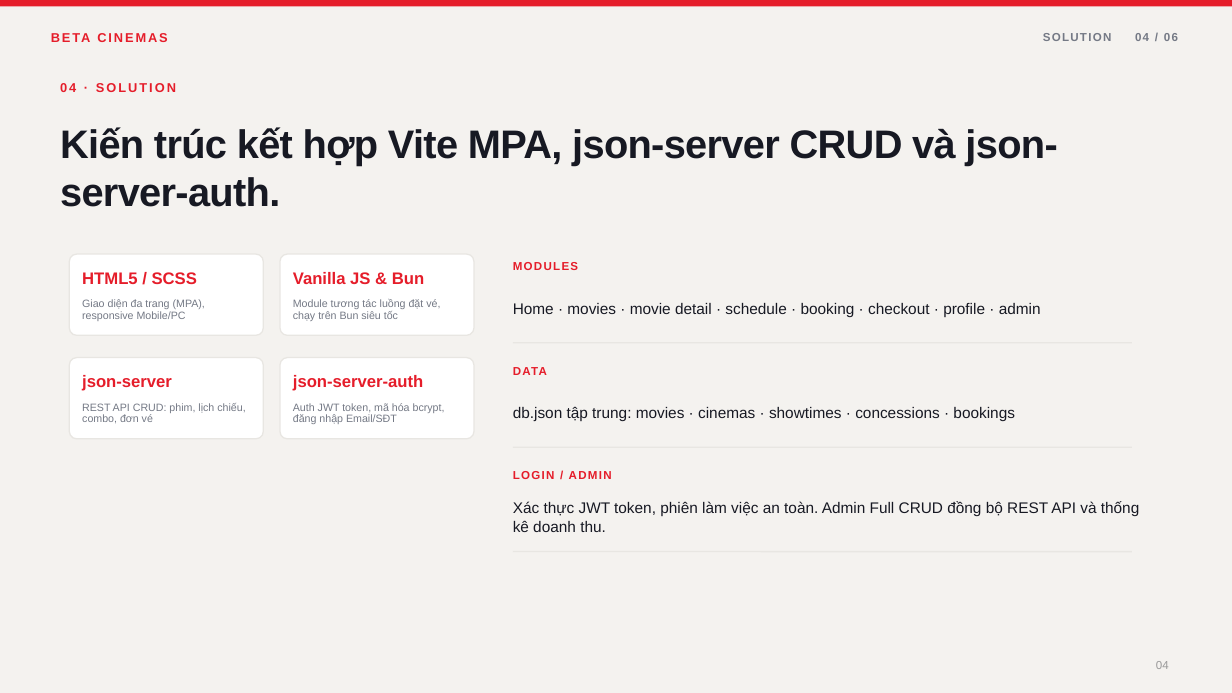
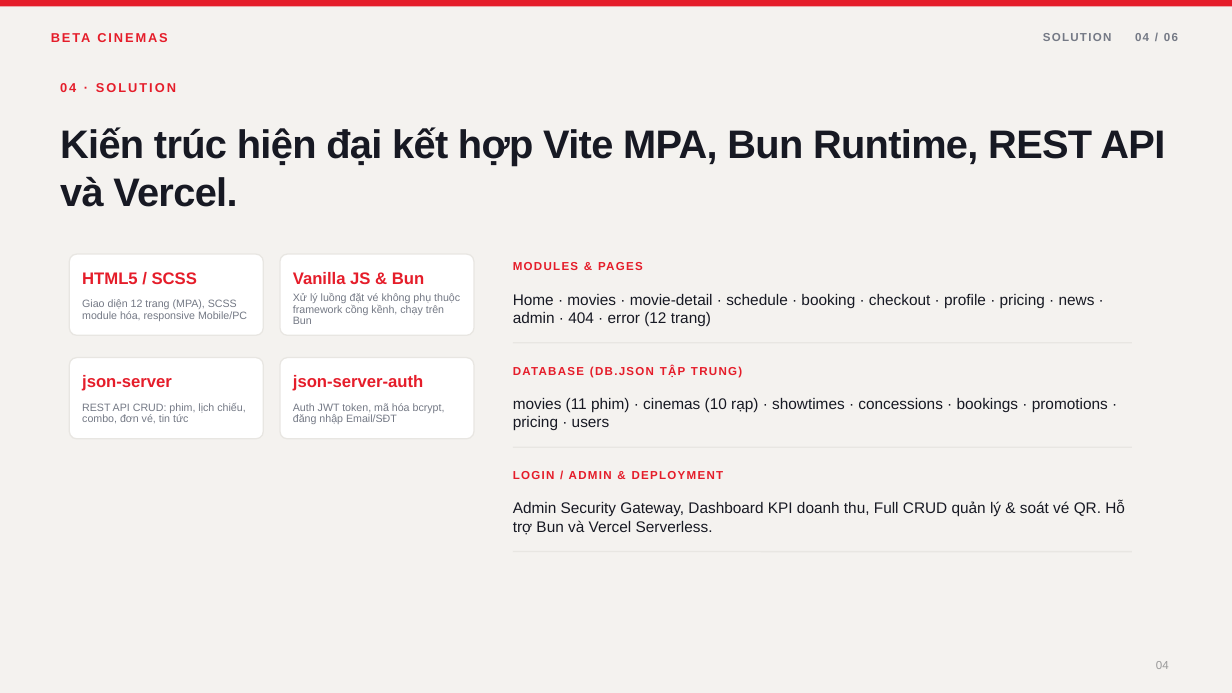
Before and after one commit to AsakiYuki/web2064-fa26, a slide deck: slide 4 of Beta-Cinemas-Presentation.pptx. Drawn at 1232x693 pixels with LibreOffice and Linux fonts; fonts in the diff are those of the drawing. Boxes give left, top, right and bottom in pixels: in the first picture for what was removed or moved away, otherwise in the second. Text is boxed around its words. In the diff, an @@ line names an element or a change of style, - is before the commit and + after.

```diff
--- a/Beta-Cinemas-Presentation.pptx
+++ b/Beta-Cinemas-Presentation.pptx
@@ text at [60, 127, 1165, 207]: text changed @@
-Kiến trúc kết hợp Vite MPA, json-server CRUD và json-server-auth.
+Kiến trúc hiện đại kết hợp Vite MPA, Bun Runtime, REST API và Vercel.
@@ text at [82, 299, 247, 321]: text changed @@
-Giao diện đa trang (MPA), responsive Mobile/PC
+Giao diện 12 trang (MPA), SCSS module hóa, responsive Mobile/PC
@@ text at [293, 293, 460, 324]: text changed @@
-Module tương tác luồng đặt vé, chạy trên Bun siêu tốc
+Xử lý luồng đặt vé không phụ thuộc framework cồng kềnh, chạy trên Bun
@@ text at [513, 294, 1095, 327]: text changed @@
-Home · movies · movie detail · schedule · booking · checkout · profile · admin
+Home · movies · movie-detail · schedule · booking · checkout · profile · pricing · news · admin · 404 · error (12 trang)
@@ text at [513, 361, 1141, 380]: text changed @@
-DATA
+DATABASE (DB.JSON TẬP TRUNG)
@@ text at [82, 403, 245, 423]: text changed @@
-REST API CRUD: phim, lịch chiếu, combo, đơn vé
+REST API CRUD: phim, lịch chiếu, combo, đơn vé, tin tức
@@ text at [513, 398, 1108, 431]: text changed @@
-db.json tập trung: movies · cinemas · showtimes · concessions · bookings
+movies (11 phim) · cinemas (10 rạp) · showtimes · concessions · bookings · promotions · pricing · users
@@ text at [513, 471, 724, 479]: text changed @@
-LOGIN / ADMIN
+LOGIN / ADMIN & DEPLOYMENT
@@ text at [513, 501, 1125, 535]: text changed @@
-Xác thực JWT token, phiên làm việc an toàn. Admin Full CRUD đồng bộ REST API và thống kê doanh thu.
+Admin Security Gateway, Dashboard KPI doanh thu, Full CRUD quản lý & soát vé QR. Hỗ trợ Bun và Vercel Serverless.
```
Also in this commit, not shown: 5 other slides changed, 2 other files.
